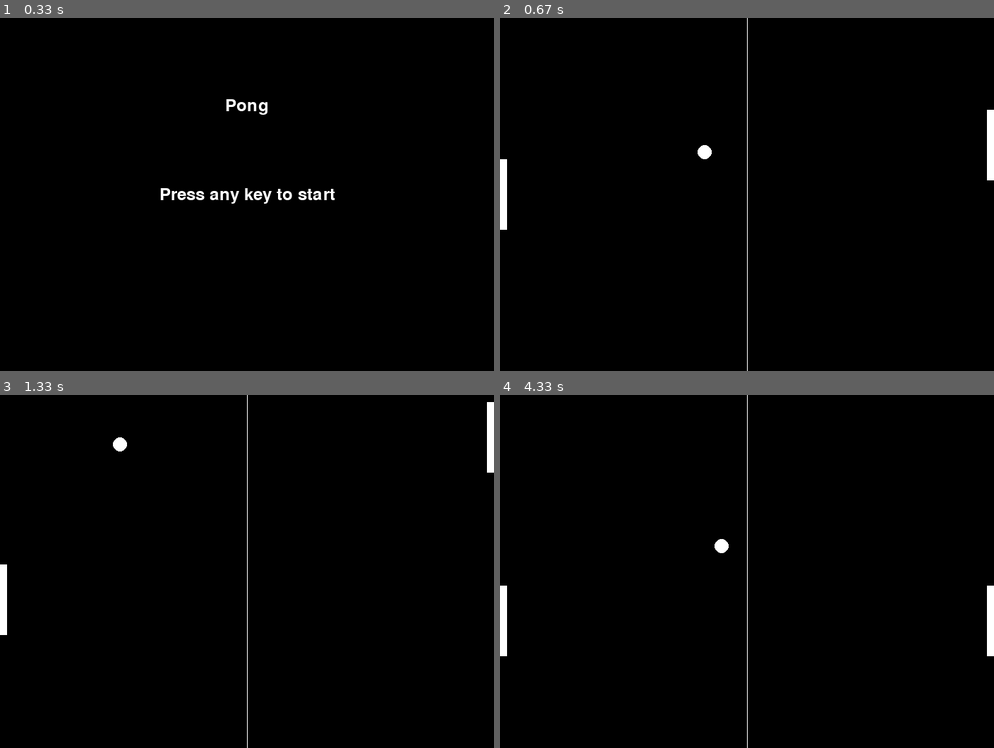
Above: before the commit, frames 1-4 (two rows, left to right).
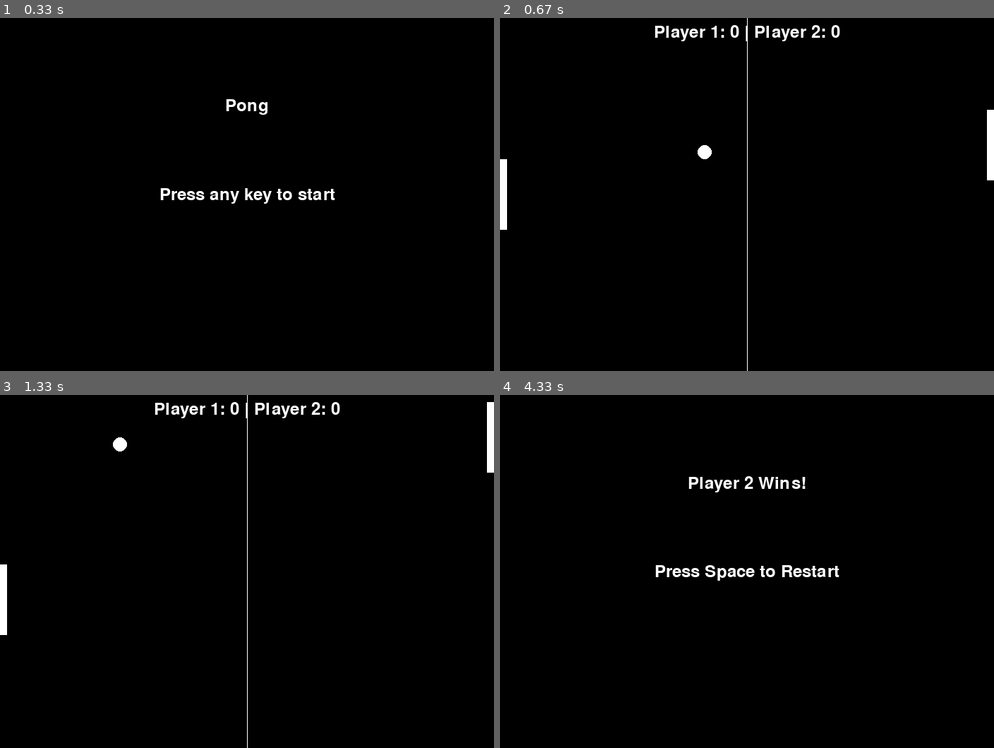
Above: after the commit, the same moments.

Repository: stealthness/PyGames
Game: pygame game, started from TestAIGenPongClone/Gemini/Main.py
Same seed, same stepped clock (60 frames per second), same inputs: the game is played once before the commit and once after it.
Inputs:
- Up to frame 1 (0.33 s): no input
- Up to frame 2 (0.67 s): hold Up from 0.33 s (still down)
- Up to frame 3 (1.33 s): release Up at 0.8 s; hold Down 0.83-1.13 s; hold S 0.83-1.13 s; hold Up from 1.17 s (still down); hold W from 1.17 s (still down)
- Up to frame 4 (4.33 s): release Up at 1.53 s; release W at 1.53 s; hold Down 1.57-1.93 s; hold S 1.57-1.93 s; hold Up 1.97-2.27 s; hold W 1.97-2.27 s; tap Space at 2.3 s; hold Down 2.63-2.93 s; hold S 2.63-2.93 s; hold Up 2.97-3.33 s; hold W 2.97-3.33 s; hold Down 3.37-3.73 s; hold S 3.37-3.73 s; hold Up 3.77-4.07 s; hold W 3.77-4.07 s; hold Down from 4.1 s (still down); hold S from 4.1 s (still down)

Frame 1 is identical in both runs. In frame 2, 0.6% of the frame differs, in the area x 31-69%, y 2-7%; in frame 3, 0.6%; in frame 4, 1.8%, in the area x 0-100%, y 0-100%.

Commit message:
Not as intended, game has win score of 1 , the scoring show players name prompt : Add the following feature: the current game score in the top centre of the screen, a game over screen declaring who won, and the message "press space to restart", pressing space will start a new game. Call the players "player 1" who is on the left, "player 2" who is on the right

Diff:
--- a/TestAIGenPongClone/Gemini/Main.py
+++ b/TestAIGenPongClone/Gemini/Main.py
@@ -25,7 +25,7 @@
 # Create a clock object to control the frame rate
 clock = pygame.time.Clock()
 
-# Font for title screen
+# Font for title screen and score
 font = pygame.font.Font(None, 36)
 
 # Create game objects
@@ -59,9 +59,13 @@
         pygame.draw.ellipse(screen, white, (self.x, self.y, self.size, self.size))
 
 # Create game objects
-player = Paddle(0, height // 2 - paddle_height // 2)
-opponent = Paddle(width - paddle_width, height // 2 - paddle_height // 2)
+player1 = Paddle(0, height // 2 - paddle_height // 2)
+player2 = Paddle(width - paddle_width, height // 2 - paddle_height // 2)
 ball = Ball()
+
+# Initialize scores
+player1_score = 0
+player2_score = 0
 
 # Title screen
 def show_title_screen():
@@ -88,6 +92,34 @@
                 else:
                     return
 
+# Game over screen
+def show_game_over_screen():
+    screen.fill(black)
+    if player1_score > player2_score:
+        winner_text = font.render("Player 1 Wins!", True, white)
+    else:
+        winner_text = font.render("Player 2 Wins!", True, white)
+    winner_rect = winner_text.get_rect(center=(width // 2, height // 4))
+    screen.blit(winner_text, winner_rect)
+
+    restart_text = font.render("Press Space to Restart", True, white)
+    restart_rect = restart_text.get_rect(center=(width // 2, height // 2))
+    screen.blit(restart_text, restart_rect)
+
+    pygame.display.flip()
+
+    while True:
+        for event in pygame.event.get():
+            if event.type == pygame.QUIT:
+                pygame.quit()
+                quit()
+            elif event.type == pygame.KEYDOWN:
+                if event.key == pygame.K_ESCAPE:
+                    pygame.quit()
+                    quit()
+                elif event.key == pygame.K_SPACE:
+                    return
+
 # Game loop
 show_title_screen()
 
@@ -103,35 +135,53 @@
 
     # Player movement
     keys = pygame.key.get_pressed()
-    if keys[pygame.K_w] and player.y > 0:
-        player.y -= 5
-    if keys[pygame.K_s] and player.y < height - player.height:
-        player.y += 5
+    if keys[pygame.K_w] and player1.y > 0:
+        player1.y -= 5
+    if keys[pygame.K_s] and player1.y < height - player1.height:
+        player1.y += 5
+    if keys[pygame.K_UP] and player2.y > 0:
+        player2.y -= 5
+    if keys[pygame.K_DOWN] and player2.y < height - player2.height:
+        player2.y += 5
 
     # Opponent AI (simple)
-    if ball.y > opponent.y + opponent.height // 2:
-        opponent.y += 5
-    if ball.y < opponent.y + opponent.height // 2:
-        opponent.y -= 5
+    if ball.y > player2.y + player2.height // 2:
+        player2.y += 5
+    if ball.y < player2.y + player2.height // 2:
+        player2.y -= 5
 
     # Ball movement and collisions
     ball.update()
 
     # Paddle collisions
-    if (ball.x <= player.x + player.width and ball.y >= player.y and ball.y <= player.y + player.height) or (
-            ball.x >= opponent.x - ball.size and ball.y >= opponent.y and ball.y <= opponent.y + opponent.height):
+    if (ball.x <= player1.x + player1.width and ball.y >= player1.y and ball.y <= player1.y + player1.height) or (
+            ball.x >= player2.x - ball.size and ball.y >= player2.y and ball.y <= player2.y + player2.height):
         ball.speed_x *= -1
 
-    # Game over (simplified)
-    if ball.x < 0 or ball.x > width:
-        ball.x = width // 2 - ball.size // 2
-        ball.y = height // 2 - ball.size // 2
-        ball.speed_x = random.choice([-3, 3])  # Randomize direction on reset
+    # Game over
+    if ball.x < 0:
+        player2_score += 1
+        show_game_over_screen()
+        player1 = Paddle(0, height // 2 - paddle_height // 2)
+        player2 = Paddle(width - paddle_width, height // 2 - paddle_height // 2)
+        ball = Ball()
+    elif ball.x > width:
+        player1_score += 1
+        show_game_over_screen()
+        player1 = Paddle(0, height // 2 - paddle_height // 2)
+        player2 = Paddle(width - paddle_width, height // 2 - paddle_height // 2)
+        ball = Ball()
 
     # Draw everything
     screen.fill(black)
-    player.draw()
-    opponent.draw()
+
+    # Draw score
+    score_text = font.render(f"Player 1: {player1_score} | Player 2: {player2_score}", True, white)
+    score_rect = score_text.get_rect(center=(width // 2, 20))
+    screen.blit(score_text, score_rect)
+
+    player1.draw()
+    player2.draw()
     ball.draw()
     pygame.draw.line(screen, white, (width // 2, 0), (width // 2, height))  # Center line
     pygame.display.flip()
